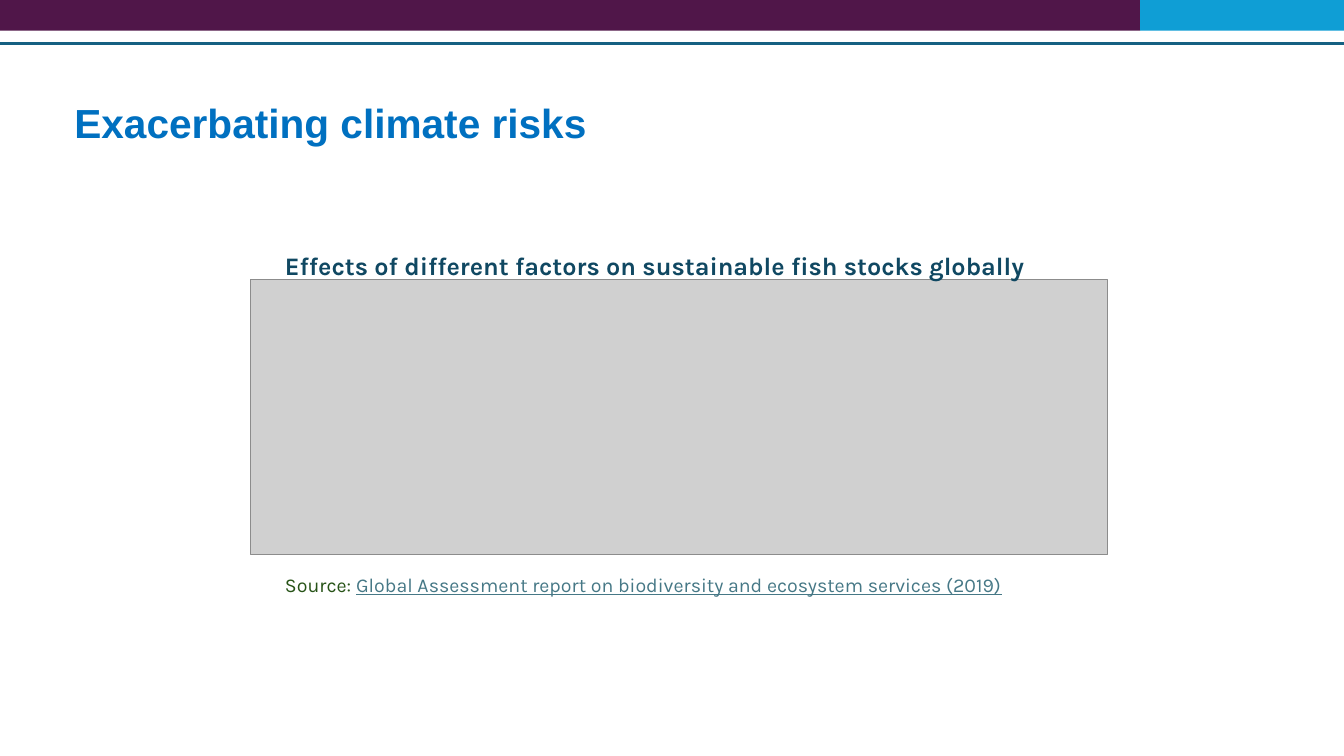
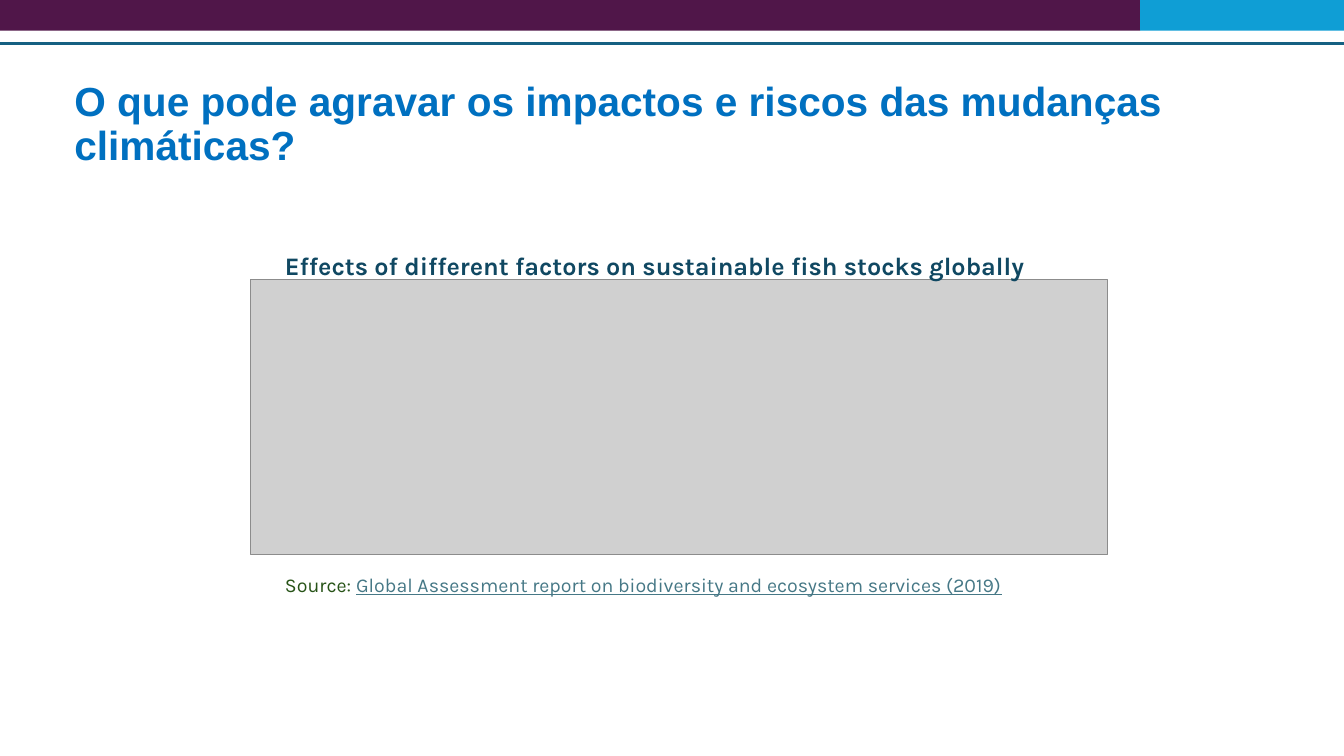
Before and after one commit to Risk-Team/trainings, a slide deck: slide 23 of STP/presentations/GCF and climate change adaptation concepts.pptx. Drawn at 1344x756 pixels with LibreOffice and Linux fonts; fonts in the diff are those of the drawing; grey boxes stand for pictures. Boxes give left, top, right and bottom in pixels: in the first picture for what was removed or moved away, otherwise in the second. Text is boxed around its words. In the diff, an @@ line names an element or a change of style, - is before the commit and + after.

```diff
--- a/STP/presentations/GCF and climate change adaptation concepts.pptx
+++ b/STP/presentations/GCF and climate change adaptation concepts.pptx
@@ title at <box>74,86,1162,161</box>: text changed @@
-Exacerbating climate risks
+O que pode agravar os impactos e riscos das mudanças climáticas?
```
Also in this commit, not shown: 2 other slides changed, 4 slides added, 3 slides removed.
